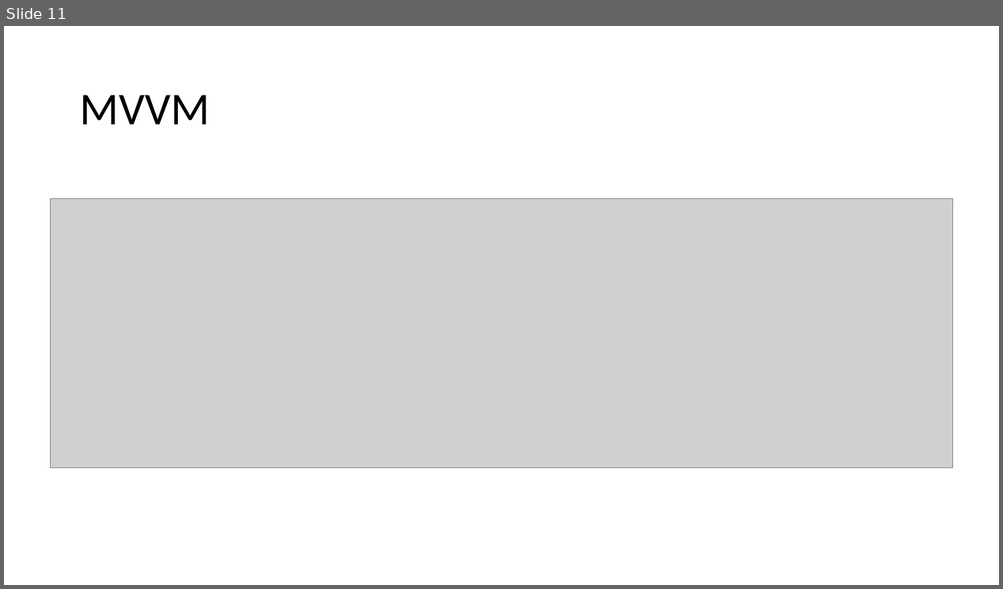
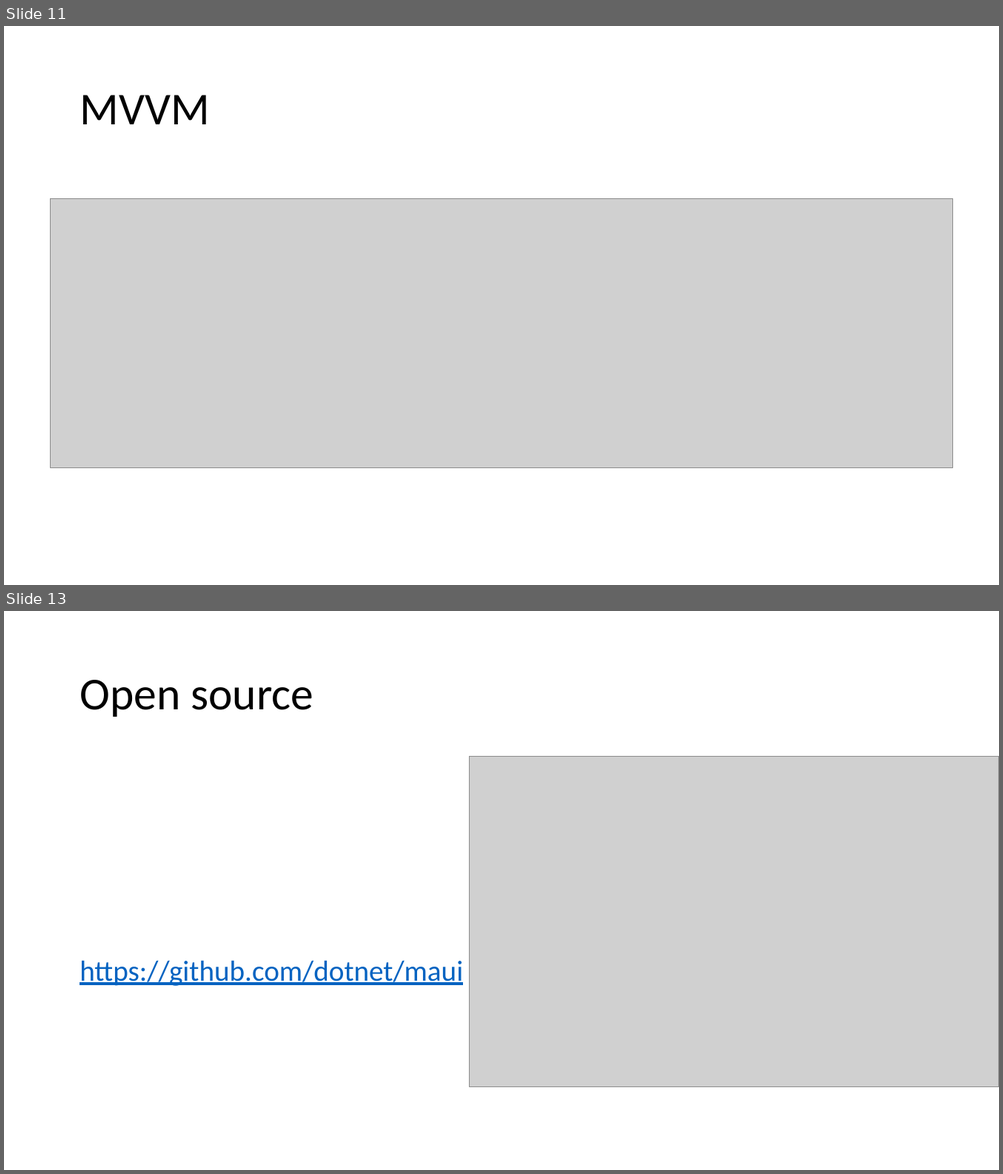
Before and after one commit to marcoablanco/Events, a slide deck: 2026-04 GDG Jerez/DotNet Maui con Android.pptx. Shown one above the other, each under a label of ours: slide 11 before the commit, slides 11 and 13 after it; the slides between them are not shown. The pictures are 1003x589 and 1003x1174 pixels, drawn with LibreOffice and Linux fonts; fonts in the diff are those of the drawing; grey boxes stand for pictures. Boxes give left, top, right and bottom in pixels: in the first picture for what was removed or moved away, otherwise in the second. Text is boxed around its words. In the diff, an @@ line names an element or a change of style, - is before the commit and + after.

```diff
--- a/2026-04 GDG Jerez/DotNet Maui con Android.pptx
+++ b/2026-04 GDG Jerez/DotNet Maui con Android.pptx
@@ slide 13 added at [4,611,999,1170], background #FFFFFF @@
@@ title added at [79,680,313,717], 44 pt, text #000000 @@
+Open source
@@ picture added at [469,757,999,1088] @@
@@ text added at [79,960,463,986], 28 pt, text #0563C1, underline @@
+https://github.com/dotnet/maui
```
Also in this commit, not shown: 1 slide changed, 6 other slides added, 37 other files.
